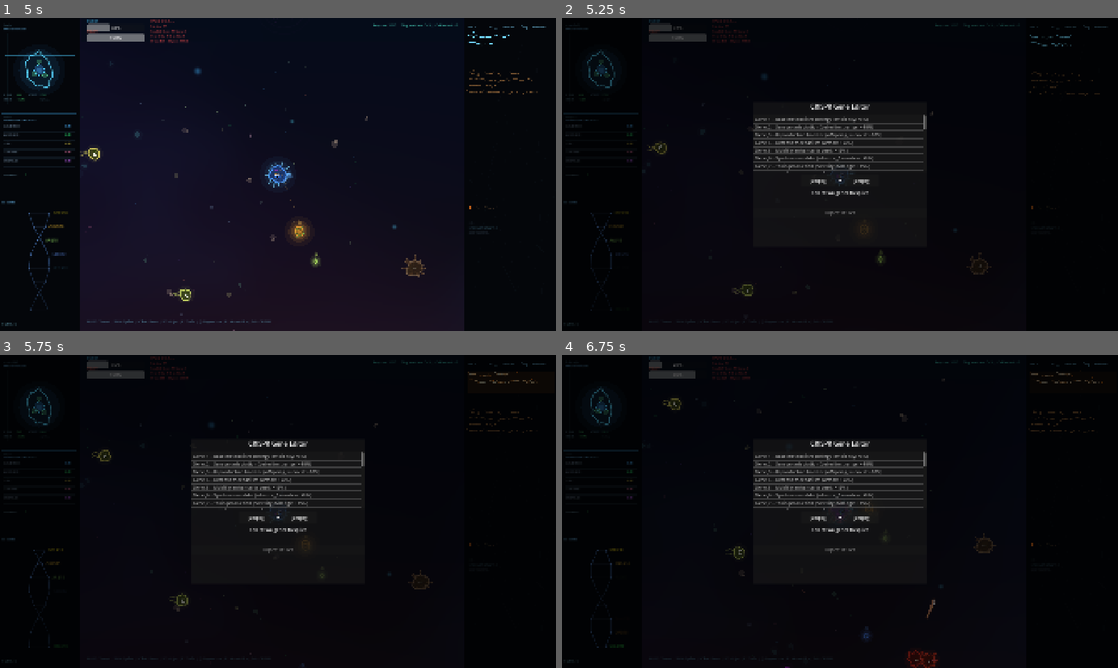
Above: before the commit, frames 1-4 (two rows, left to right).
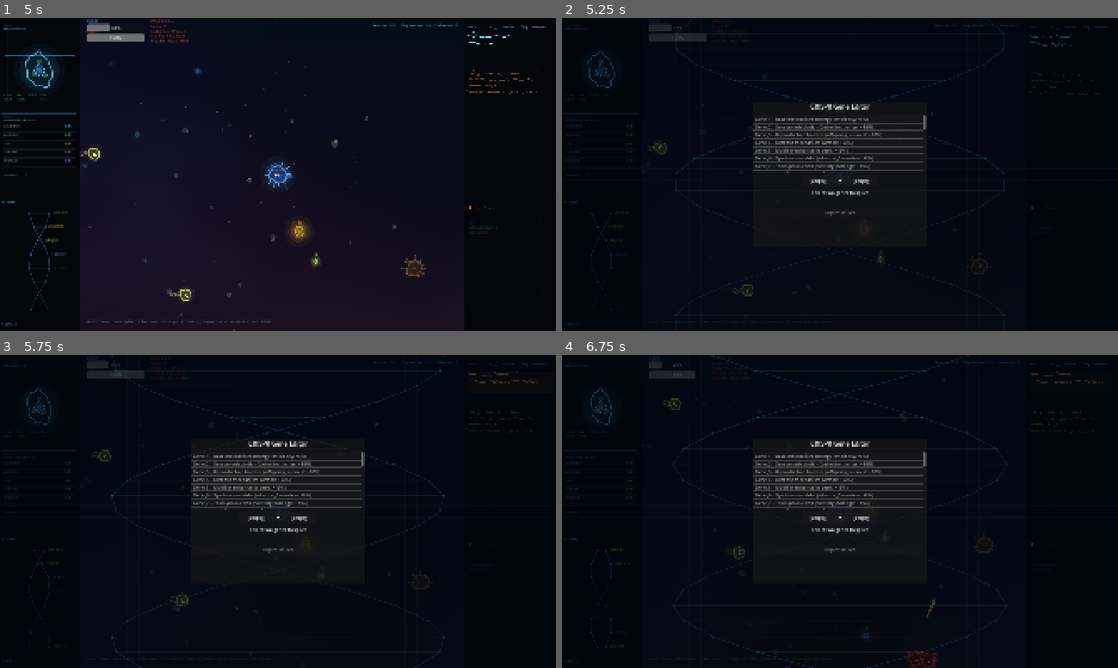
Above: after the commit, the same moments.

Repository: gnoobs75/3volov3
Game: Godot game, scene res://scenes/cell_stage.tscn
The game is run twice, just before and just after one commit, with the same random seed, the same clock (stepped at 60 frames per second) and the same inputs. This scene is started directly instead of the project's main scene.
Inputs (mouse positions are in pixels of both pictures, inside the frame that each line leads up to):
- Up to frame 1 (5 s): move the mouse to (400, 158) at 0.52 s; press the mouse at (400, 158) at 0.53 s; hold D (move_right) 0.53-1.25 s; release the mouse at (400, 158) at 1.25 s; drag from (166, 190) to (278, 174) at 1.27 s; move the mouse to (333, 105) at 2.02 s; hold D (move_right) 2.03-2.75 s; hold Q (focus_out) 2.03-2.75 s; drag from (250, 237) to (11, 124) at 2.77 s; move the mouse to (444, 221) at 3.52 s; hold A (move_left) 3.53-4.25 s; tap F (metabolize) at 3.6 s; drag from (111, 127) to (283, 230) at 4.27 s
- Up to frame 2 (5.25 s): move the mouse to (867, 174) at 5.02 s; hold S (move_down) from 5.03 s (still down); tap Tab (toggle_crispr) at 5.1 s; click (867, 174) at 5.17 s
- Up to frame 3 (5.75 s): keep holding S (move_down)
- Up to frame 4 (6.75 s): release S (move_down) at 5.75 s; drag from (756, 433) to (867, 542) at 5.77 s; move the mouse to (962, 495) at 6.52 s; hold W (move_up) from 6.53 s (still down); tap E (combat_toxin) at 6.6 s

Frame 1 is identical in both runs. In frame 2, 0.8% of the frame differs, in the area x 20-80%, y 0-100%; in frame 3, 0.7%; in frame 4, 1.1%, in the area x 19-81%, y 0-100%.
Error after the commit: Parse Error: Function "square()" not found in base self. (res://scripts/audio/synth_sounds.gd:465)

Commit message:
Phase 3-4 Polish: blur shader optimization + CRISPR visual overhaul
Cap blur shader at 81 samples (was up to 441) with scaled step size.
CRISPR editor: animated DNA helix background, color-coded viability,
splice success/fail VFX and audio, confirmation for risky splices.

Co-Authored-By: Claude Opus 4.6 <noreply@anthropic.com>

Diff:
--- a/scenes/crispr_editor.tscn
+++ b/scenes/crispr_editor.tscn
@@ -12,13 +12,6 @@
 anchor_right = 1.0
 anchor_bottom = 1.0
 script = ExtResource("1")
-
-[node name="DimBackground" type="ColorRect" parent="CRISPRPanel"]
-layout_mode = 1
-anchors_preset = 15
-anchor_right = 1.0
-anchor_bottom = 1.0
-color = Color(0, 0, 0, 0.6)
 
 [node name="PanelContainer" type="PanelContainer" parent="CRISPRPanel"]
 layout_mode = 1
--- a/scripts/audio/synth_sounds.gd
+++ b/scripts/audio/synth_sounds.gd
@@ -425,3 +425,43 @@
 		var s: float = sine(phase) * 0.35 + sine(phase2) * 0.2 + noise() * 0.05 * env
 		buf[i] = s * env * 0.45
 	return buf
+
+static func gen_splice_success() -> PackedFloat32Array:
+	var dur: float = 0.6
+	var samples: int = int(dur * SAMPLE_RATE)
+	var buf := PackedFloat32Array()
+	buf.resize(samples)
+	var phase: float = 0.0
+	var phase2: float = 0.0
+	for i in range(samples):
+		var t: float = float(i) / SAMPLE_RATE
+		var env: float = adsr(t, 0.02, 0.05, 0.6, 0.4, dur)
+		# Rising arpeggio: C5 → E5 → G5
+		var freq: float = 523.0
+		if t > 0.15:
+			freq = 659.0
+		if t > 0.3:
+			freq = 784.0
+		phase += freq / SAMPLE_RATE
+		phase2 += (freq * 2.0) / SAMPLE_RATE  # Octave sparkle
+		var s: float = sine(phase) * 0.4 + sine(phase2) * 0.15 + triangle(phase * 0.5) * 0.1
+		buf[i] = s * env * 0.5
+	return buf
+
+static func gen_splice_fail() -> PackedFloat32Array:
+	var dur: float = 0.5
+	var samples: int = int(dur * SAMPLE_RATE)
+	var buf := PackedFloat32Array()
+	buf.resize(samples)
+	var phase: float = 0.0
+	var phase2: float = 0.0
+	for i in range(samples):
+		var t: float = float(i) / SAMPLE_RATE
+		var env: float = adsr(t, 0.01, 0.05, 0.5, 0.3, dur)
+		# Descending dissonant buzz
+		var freq: float = lerpf(300.0, 120.0, t / dur)
+		phase += freq / SAMPLE_RATE
+		phase2 += (freq * 1.06) / SAMPLE_RATE  # Minor second for dissonance
+		var s: float = square(phase) * 0.25 + sine(phase2) * 0.2 + noise() * 0.1 * env
+		buf[i] = s * env * 0.4
+	return buf
--- a/scripts/autoload/audio_manager.gd
+++ b/scripts/autoload/audio_manager.gd
@@ -62,6 +62,10 @@
 var _buf_ui_open: PackedFloat32Array
 var _buf_energy_warning: PackedFloat32Array
 
+# CRISPR splice sound buffers
+var _buf_splice_success: PackedFloat32Array
+var _buf_splice_fail: PackedFloat32Array
+
 # Observer vocalization buffers
 var _buf_observer_gasp: PackedFloat32Array
 var _buf_observer_hmm: PackedFloat32Array
@@ -121,6 +125,10 @@
 	_buf_ui_select = SynthSounds.gen_ui_select()
 	_buf_ui_open = SynthSounds.gen_ui_open()
 	_buf_energy_warning = SynthSounds.gen_energy_warning()
+
+	# Pre-generate CRISPR splice sounds
+	_buf_splice_success = SynthSounds.gen_splice_success()
+	_buf_splice_fail = SynthSounds.gen_splice_fail()
 
 	# Pre-generate observer vocalization buffers
 	_buf_observer_gasp = SynthSounds.gen_observer_gasp()
@@ -323,6 +331,12 @@
 func play_energy_warning() -> void:
 	_play_buffer(_buf_energy_warning, -3.0)
 
+func play_splice_success() -> void:
+	_play_buffer(_buf_splice_success, -2.0)
+
+func play_splice_fail() -> void:
+	_play_buffer(_buf_splice_fail, -2.0)
+
 ## Beam sound (looping while active)
 func start_beam() -> void:
 	if _beam_playing:
--- a/scripts/crispr/crispr_manager.gd
+++ b/scripts/crispr/crispr_manager.gd
@@ -1,6 +1,6 @@
 extends Control
-## CRISPR Editor: Drag-drop gene splicing from biology library.
-## From Possible_Features: "Drag genes/proteins from JSON lib; compatibility check; What-If sim; inject with risks"
+## CRISPR Editor: Visual gene splicing with animated DNA helix background.
+## Color-coded viability, splice VFX, and confirmation for risky splices.
 
 signal splice_applied(new_traits: Dictionary)
 
@@ -15,10 +15,83 @@
 var selected_gene_2: String = ""
 var current_splice_result: Dictionary = {}
 
+# Visual state
+var _time: float = 0.0
+var _flash_timer: float = 0.0
+var _flash_color: Color = Color.WHITE
+var _awaiting_confirm: bool = false
+
 func _ready() -> void:
 	_populate_gene_list()
 	inject_button.pressed.connect(_on_inject)
 	inject_button.disabled = true
+
+func _process(delta: float) -> void:
+	_time += delta
+	if _flash_timer > 0:
+		_flash_timer -= delta
+	queue_redraw()
+
+func _draw() -> void:
+	var vp := get_viewport_rect().size
+
+	# Dim background
+	draw_rect(Rect2(0, 0, vp.x, vp.y), Color(0.0, 0.02, 0.05, 0.7))
+
+	# Animated DNA double helix strands
+	_draw_helix(vp)
+
+	# Tech grid overlay (subtle)
+	var grid_alpha: float = 0.04
+	for gx in range(0, int(vp.x), 40):
+		draw_line(Vector2(gx, 0), Vector2(gx, vp.y), Color(0.2, 0.5, 0.7, grid_alpha), 0.5)
+	for gy in range(0, int(vp.y), 40):
+		draw_line(Vector2(0, gy), Vector2(vp.x, gy), Color(0.2, 0.5, 0.7, grid_alpha), 0.5)
+
+	# Flash overlay for splice feedback
+	if _flash_timer > 0:
+		var flash_a: float = _flash_timer * 0.6
+		draw_rect(Rect2(0, 0, vp.x, vp.y), Color(_flash_color.r, _flash_color.g, _flash_color.b, flash_a))
+
+func _draw_helix(vp: Vector2) -> void:
+	var cx: float = vp.x * 0.5
+	var helix_amplitude: float = vp.x * 0.3
+	var phase_speed: float = _time * 0.8
+	var num_rungs: int = 20
+	var y_spacing: float = vp.y / float(num_rungs)
+
+	for i in range(num_rungs + 1):
+		var y: float = i * y_spacing
+		var phase: float = phase_speed + float(i) * 0.35
+		var sx: float = sin(phase) * helix_amplitude
+		var depth: float = cos(phase) * 0.5 + 0.5
+
+		# Left strand position
+		var lx: float = cx + sx
+		# Right strand position (opposite phase)
+		var rx: float = cx - sx
+
+		var strand_alpha: float = 0.12 + 0.08 * depth
+		var strand_color := Color(0.2, 0.5, 0.8, strand_alpha)
+		var rung_color := Color(0.3, 0.7, 0.5, strand_alpha * 0.7)
+
+		# Backbone connections to next rung
+		if i < num_rungs:
+			var ny: float = (i + 1) * y_spacing
+			var np: float = phase_speed + float(i + 1) * 0.35
+			var nlx: float = cx + sin(np) * helix_amplitude
+			var nrx: float = cx - sin(np) * helix_amplitude
+			draw_line(Vector2(lx, y), Vector2(nlx, ny), strand_color, 2.0, true)
+			draw_line(Vector2(rx, y), Vector2(nrx, ny), strand_color, 2.0, true)
+
+		# Rung (base pair) connecting the strands
+		if depth > 0.3:
+			draw_line(Vector2(lx, y), Vector2(rx, y), rung_color, 1.5, true)
+
+		# Node dots at strand connections
+		var dot_size: float = 2.0 + depth * 2.0
+		draw_circle(Vector2(lx, y), dot_size, Color(0.3, 0.6, 0.9, strand_alpha))
+		draw_circle(Vector2(rx, y), dot_size, Color(0.3, 0.6, 0.9, strand_alpha))
 
 func _populate_gene_list() -> void:
 	gene_list.clear()
@@ -34,15 +107,18 @@
 	return ", ".join(parts)
 
 func _on_gene_list_item_selected(index: int) -> void:
+	_awaiting_confirm = false
 	var item_text: String = gene_list.get_item_text(index)
 	var comp_id: String = item_text.split(" - ")[0]
 
 	if selected_gene_1.is_empty():
 		selected_gene_1 = comp_id
 		splice_slot_1.text = comp_id
+		AudioManager.play_ui_select()
 	elif selected_gene_2.is_empty():
 		selected_gene_2 = comp_id
 		splice_slot_2.text = comp_id
+		AudioManager.play_ui_select()
 		_check_compatibility()
 	else:
 		# Reset and start over
@@ -51,24 +127,39 @@
 		splice_slot_1.text = comp_id
 		splice_slot_2.text = "[Empty]"
 		viability_label.text = "Select two genes to splice"
+		viability_label.add_theme_color_override("font_color", Color(0.7, 0.8, 0.9))
 		preview_label.text = ""
 		inject_button.disabled = true
+		AudioManager.play_ui_select()
 
 func _check_compatibility() -> void:
-	## From Possible_Features: compatibility check + viability scoring
 	current_splice_result = BiologyLoader.check_splice(selected_gene_1, selected_gene_2)
 	var viability: float = current_splice_result.get("viability", 0.0)
 	viability_label.text = "Viability: %.0f%%" % (viability * 100)
 
+	# Color-code viability
+	var viability_color: Color
+	if viability >= 0.7:
+		viability_color = Color(0.3, 1.0, 0.4)
+	elif viability >= 0.4:
+		viability_color = Color(1.0, 0.9, 0.3)
+	else:
+		viability_color = Color(1.0, 0.3, 0.3)
+	viability_label.add_theme_color_override("font_color", viability_color)
+
+	# Color-code slot borders
+	splice_slot_1.modulate = viability_color
+	splice_slot_2.modulate = viability_color
+
 	# Preview new traits
 	var new_trait: Dictionary = current_splice_result.get("new_trait", {})
 	preview_label.text = "Preview: " + _format_impact(new_trait)
 
-	# From Possible_Features: "Incompatible splices → sterility/cancer"
 	if viability < 0.4:
-		viability_label.text += " [WARNING: High risk of sterility!]"
+		viability_label.text += " [HIGH RISK]"
 
 	inject_button.disabled = false
+	inject_button.text = "INJECT SPLICE"
 
 func _on_inject() -> void:
 	if current_splice_result.is_empty():
@@ -76,11 +167,30 @@
 
 	var viability: float = current_splice_result.get("viability", 0.0)
 
+	# Confirmation for low viability
+	if viability < 0.4 and not _awaiting_confirm:
+		_awaiting_confirm = true
+		inject_button.text = "CONFIRM RISKY SPLICE?"
+		viability_label.text = "WARNING: High risk of rejection! Click again to confirm."
+		viability_label.add_theme_color_override("font_color", Color(1.0, 0.2, 0.2))
+		_flash_timer = 0.3
+		_flash_color = Color(1.0, 0.2, 0.1)
+		AudioManager.play_energy_warning()
+		return
+
+	_awaiting_confirm = false
+
 	# Roll for success based on viability
 	if randf() > viability:
 		preview_label.text = "SPLICE FAILED! Incompatible genes caused rejection."
-		# From Possible_Features: "risks (e.g., sterility)"
-		# Penalize player slightly
+		preview_label.add_theme_color_override("font_color", Color(1.0, 0.3, 0.3))
+		_flash_timer = 0.5
+		_flash_color = Color(0.8, 0.1, 0.1)
+		AudioManager.play_splice_fail()
+		# Shake camera if available
+		var cam := get_viewport().get_camera_2d()
+		if cam and cam.has_method("shake"):
+			cam.shake(6.0, 0.3)
 		return
 
 	# Apply new traits
@@ -89,12 +199,19 @@
 		var current: float = GameManager.player_stats.spliced_traits.get(key, 0.0)
 		GameManager.player_stats.spliced_traits[key] = current + new_trait[key]
 
-	# From Possible_Features: "10% wildcard mutations"
+	# Success VFX
+	_flash_timer = 0.4
+	_flash_color = Color(0.2, 1.0, 0.4)
+	AudioManager.play_splice_success()
+
 	if randf() < 0.10:
 		preview_label.text = "Splice applied + WILDCARD MUTATION!"
+		preview_label.add_theme_color_override("font_color", Color(1.0, 0.8, 0.2))
+		_flash_color = Color(1.0, 0.8, 0.2)
 		GameManager.player_stats.spliced_traits["random_boost"] = GameManager.player_stats.spliced_traits.get("random_boost", 0.0) + 0.05
 	else:
 		preview_label.text = "Splice applied successfully!"
+		preview_label.add_theme_color_override("font_color", Color(0.3, 1.0, 0.5))
 
 	splice_applied.emit(new_trait)
 	_reset_slots()
@@ -104,5 +221,9 @@
 	selected_gene_2 = ""
 	splice_slot_1.text = "[Empty]"
 	splice_slot_2.text = "[Empty]"
+	splice_slot_1.modulate = Color.WHITE
+	splice_slot_2.modulate = Color.WHITE
 	inject_button.disabled = true
+	inject_button.text = "INJECT SPLICE"
 	current_splice_result = {}
+	_awaiting_confirm = false
--- a/shaders/blur.gdshader
+++ b/shaders/blur.gdshader
@@ -1,21 +1,27 @@
 shader_type canvas_item;
 // Gaussian blur for microscope focus effect.
 // Controlled by 'blur_amount' uniform (0.0 = sharp, 10.0 = very blurry).
+// Capped at 9x9=81 samples with scaled step size for consistent coverage.
 
 uniform float blur_amount : hint_range(0.0, 10.0) = 5.0;
 
 void fragment() {
-	vec2 pixel_size = TEXTURE_PIXEL_SIZE;
+	vec2 ps = TEXTURE_PIXEL_SIZE;
 	vec4 color = vec4(0.0);
-	float total_weight = 0.0;
-	int samples = int(blur_amount * 2.0) + 1;
+	float tw = 0.0;
+	int radius = min(int(blur_amount), 4);
+	float sigma = max(blur_amount * 0.5, 0.5);
+	float inv2s2 = 1.0 / (2.0 * sigma * sigma);
+	float step_scale = max(blur_amount / max(float(radius), 1.0), 1.0);
 
-	for (int x = -samples; x <= samples; x++) {
-		for (int y = -samples; y <= samples; y++) {
-			float weight = exp(-float(x * x + y * y) / (2.0 * blur_amount * blur_amount + 0.001));
-			color += texture(TEXTURE, UV + vec2(float(x), float(y)) * pixel_size * blur_amount) * weight;
-			total_weight += weight;
+	for (int x = -radius; x <= radius; x++) {
+		for (int y = -radius; y <= radius; y++) {
+			float fx = float(x) * step_scale;
+			float fy = float(y) * step_scale;
+			float w = exp(-(fx * fx + fy * fy) * inv2s2);
+			color += texture(TEXTURE, UV + vec2(fx, fy) * ps) * w;
+			tw += w;
 		}
 	}
-	COLOR = color / total_weight;
+	COLOR = color / tw;
 }
